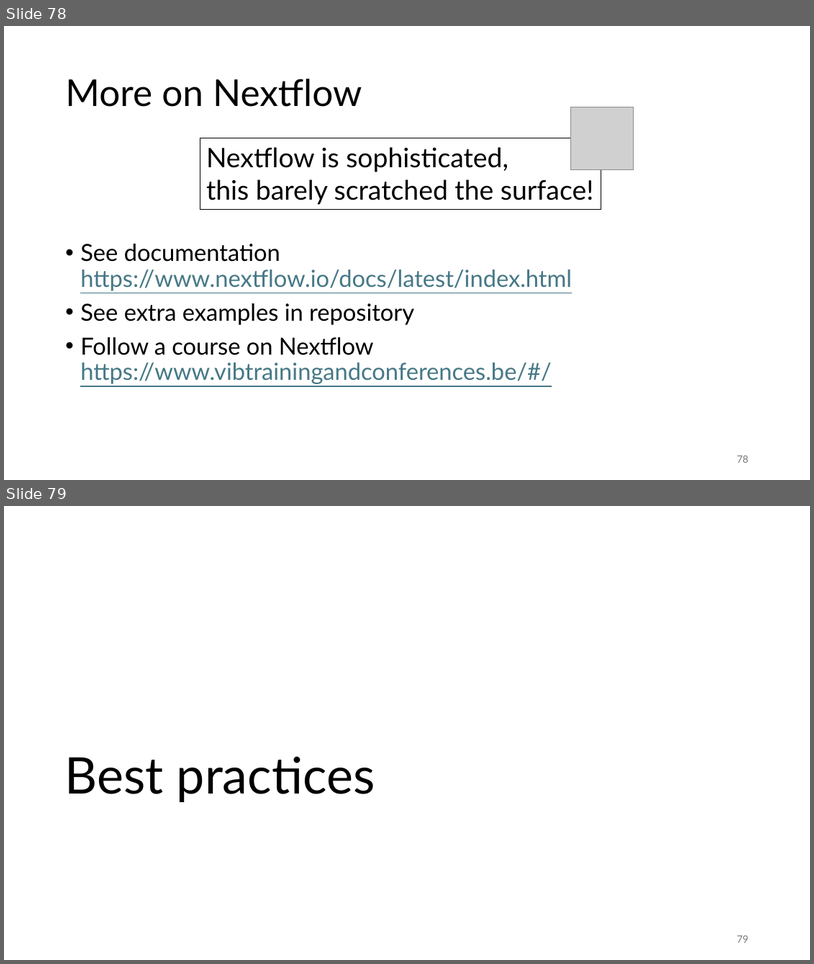
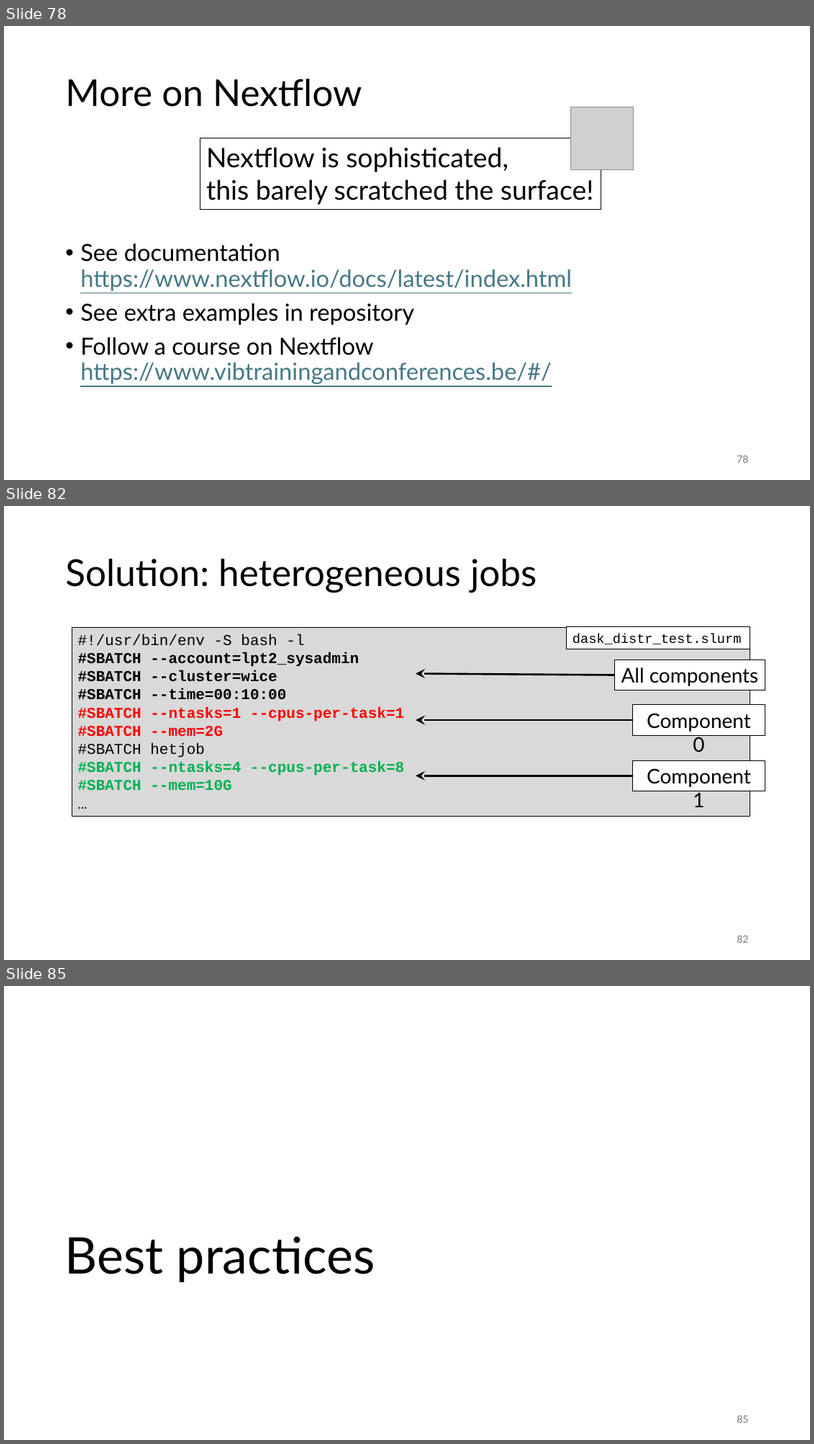
Before and after one commit to gjbex/Workflows-for-HPC, a slide deck: workflow_for_HPC.pptx. Shown one above the other, each under a label of ours: slides 78 and 79 before the commit, slides 78, 82 and 85 after it; the slides between them are not shown. The pictures are 814x964 and 814x1444 pixels, drawn with LibreOffice and Linux fonts; fonts in the diff are those of the drawing; grey boxes stand for pictures. Boxes give left, top, right and bottom in pixels: in the first picture for what was removed or moved away, otherwise in the second. Text is boxed around its words. In the diff, an @@ line names an element or a change of style, - is before the commit and + after.

Commit message:
Add section on heterogeneous jobs

```diff
--- a/workflow_for_HPC.pptx
+++ b/workflow_for_HPC.pptx
@@ slide 82 added at box(4, 506, 810, 960), background #FFFFFF @@
@@ title added at box(65, 559, 537, 592), 44 pt, text #000000 @@
+Solution: heterogeneous jobs
@@ rectangle added at box(72, 627, 751, 816), fill #D9D9D9, outline #000000 0.75 pt, 18 pt, text #000000, bold @@
+#!/usr/bin/env -S bash -l
+#SBATCH --account=lpt2_sysadmin
+#SBATCH --cluster=wice
+#SBATCH --time=00:10:00
+#SBATCH --ntasks=1 --cpus-per-task=1
+#SBATCH --mem=2G
+#SBATCH hetjob
+#SBATCH --ntasks=4 --cpus-per-task=8
+#SBATCH --mem=10G
+…
@@ rectangle added at box(567, 626, 751, 649), fill #FFFFFF, outline #000000 0.75 pt, 16 pt, text #000000 @@
+dask_distr_test.slurm
@@ arrow added from (615, 674) to (416, 674), #000000 2.25 pt @@
@@ rectangle added at box(615, 659, 766, 690), fill #FFFFFF, outline #000000 0.75 pt, 24 pt, text #000000 @@
+All components
@@ arrow added from (633, 720) to (416, 720), #000000 2.25 pt @@
@@ rectangle added at box(633, 705, 766, 735), fill #FFFFFF, outline #000000 0.75 pt, 24 pt, text #000000 @@
+Component 0
@@ rectangle added at box(633, 760, 766, 790), fill #FFFFFF, outline #000000 0.75 pt, 24 pt, text #000000 @@
+Component 1
@@ arrow added from (633, 776) to (416, 776), #000000 2.25 pt @@
@@ page number added at box(737, 935, 748, 942), 12 pt, text #797979 @@
+82
@@ what was slide 79 is now slide 85 @@
@@ page number at box(737, 1415, 748, 1422): text changed @@
-79
+85
```
Also in this commit, not shown: 5 other slides added.
